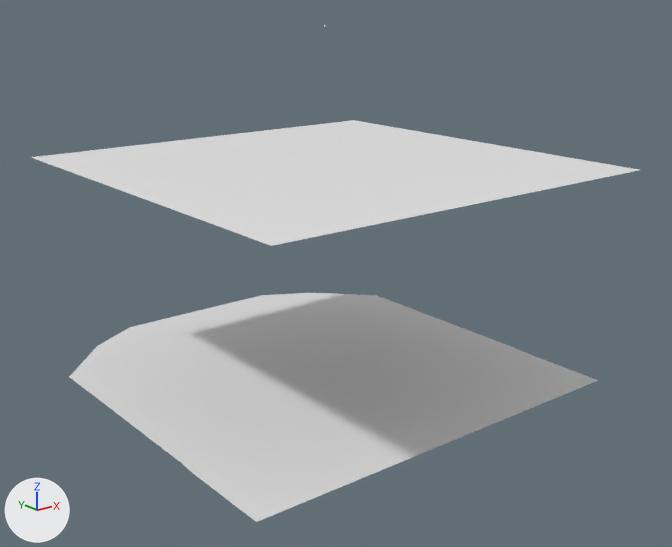
An edit to the Blender file asset-sources/layers.blend, drawn before and after from the same camera.
Before and after are seen from a 50 mm camera at (-785.0, -1005.0, 55.0) aimed at (11.0, -10.0, -343.0). The lights are fixed; the arrows at lower left show +X, +Y and +Z.

Script lines for the objects in view, before the commit:
```python
me_grid = bpy.data.meshes.new('Grid')
me_grid.from_pydata(...)  # 100 vertices, 81 faces; spans x -302.0..300.0, y -363.0..265.0, z 0.0
me_grid_001 = bpy.data.meshes.new('Grid.001')
me_grid_001.from_pydata([(-300.0, -300.0, 0.0), (0.0, -300.0, 0.0), (300.0, -300.0, 0.0), (-300.0, 0.0, 0.0), (0.0, 0.0, 0.0), (300.0, 0.0, 0.0), (-300.0, 300.0, 0.0), (0.0, 300.0, 0.0), (300.0, 300.0, 0.0)], [], [(0, 1, 4, 3), (1, 2, 5, 4), (3, 4, 7, 6), (4, 5, 8, 7)])
ob_grid = bpy.data.objects.new('Grid', me_grid)
ob_grid.location = (-1.0, 0.0, -500.0)
ob_grid.rotation_euler = (3.142, 0.0, 0.0)  # degrees (180, 0, 0)
ob_grid_001 = bpy.data.objects.new('Grid.001', me_grid_001)
ob_grid_001.location = (0.0, 0.0, -184.0)
```
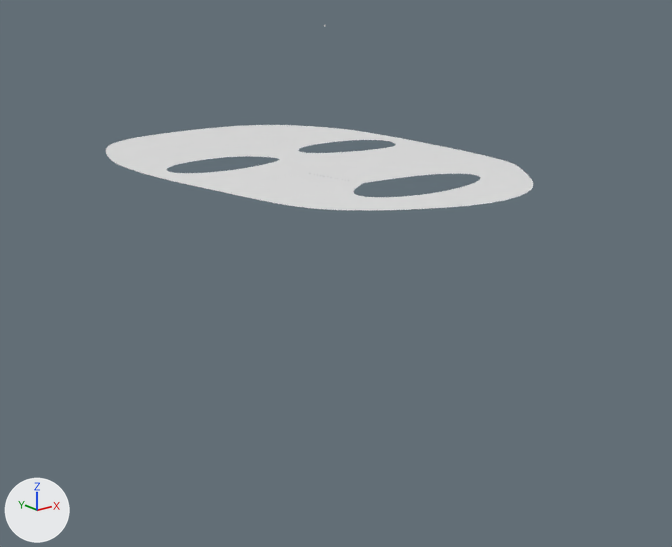
Location of each change, (x1, y1, x2, y2) in pixels of the pictures (672 x 547 px):
'Grid', deleted: before (69, 293, 598, 522)
'Grid.001', reshaped, modifiers changed (30% narrower, 31% shorter): before (31, 120, 639, 246); after (106, 125, 533, 211)

The change, as a diff of the scene's bpy script:
```diff
--- a/asset-sources/layers.blend.py
+++ b/asset-sources/layers.blend.py
@@ me_grid_001 @@
 # used by ob_grid_001; location = (0.0, 0.0, -184.0)
-me_grid_001.from_pydata(...)  # 9 vertices, 4 faces; spans x -300.0..300.0, y -300.0..300.0, z 0.0
+me_grid_001.from_pydata(...)  # 63 vertices, 43 faces; spans x -231.0..230.0, y -320.0..383.0, z 0.0
+# me_grid_001 part 1: the whole mesh is rebuilt
@@ ob_grid_001 @@
 ob_grid_001.location = (0.0, 0.0, -184.0)
+_m = ob_grid_001.modifiers.new('Subsurf', 'SUBSURF')
+_m.levels = 0
@@ ob_grid @@
-ob_grid = bpy.data.objects.new('Grid', me_grid)
-ob_grid.location = (-1.0, 0.0, -500.0)
-ob_grid.rotation_euler = (3.142, 0.0, 0.0)  # degrees (180, 0, 0)
```
